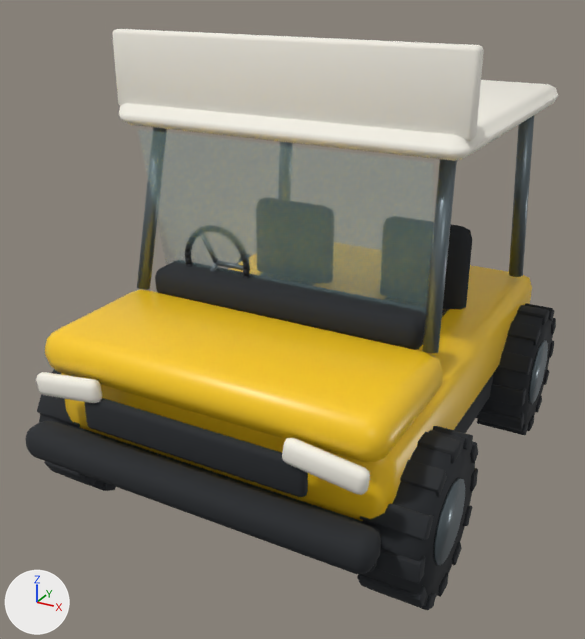
Renders of the Blender file art-source/ambulance.blend from each side of a commit.
Both versions are drawn from a camera (50 mm lens) standing at (2.83, -5.71, 4.04) and looking at (-0.13, -0.33, 1.35). Lighting does not change. The marker at lower left points along +X, +Y and +Z. The older version comes first.

Before the edit, the objects in view are built like this:
```python
mat_amarillo_ambulancia = principled_material('Amarillo ambulancia')
mat_amarillo_ambulancia.base_color = (1.0, 0.62, 0.015)  # yellow #ffce21
mat_amarillo_ambulancia.roughness = 0.36
mat_marfil = principled_material('Marfil')
mat_marfil.base_color = (0.93, 0.9, 0.81)  # white #f7f3e8
mat_marfil.roughness = 0.65
me_cube_004 = bpy.data.meshes.new('Cube.004')
me_cube_004.from_pydata(...)  # 448 vertices, 432 faces; spans x -1.4..1.4, y -2.18..1.92, z -0.14..1.41
me_cube_004.polygons.foreach_set('use_smooth', [True] * 432)
me_cube_004.materials.append(mat_goma)  # black #24282c
me_cube_005 = bpy.data.meshes.new('Cube.005')
me_cube_005.from_pydata(...)  # 112 vertices, 108 faces; spans x -1.36..1.36, y -1.95..1.81, z -0.31..0.58
me_cube_005.polygons.foreach_set('use_smooth', [True] * 108)
me_cube_005.materials.append(mat_amarillo_ambulancia)  # yellow #ffce21
me_cube_009 = bpy.data.meshes.new('Cube.009')
me_cube_009.from_pydata(...)  # 224 vertices, 216 faces; spans x -0.29..2.69, y -0.05..3.79, z -0.41..2.34
me_cube_009.polygons.foreach_set('use_smooth', [True] * 216)
me_cube_009.materials.append(mat_marfil)  # white #f7f3e8
ob_amarillo_ambulancia_mesh = bpy.data.objects.new('Amarillo ambulancia Mesh', me_cube_005)
ob_amarillo_ambulancia_mesh.parent = ob_ambulance
ob_amarillo_ambulancia_mesh.location = (0.0, 0.0, 1.03)
ob_goma_mesh = bpy.data.objects.new('Goma Mesh', me_cube_004)
ob_goma_mesh.parent = ob_ambulance
ob_goma_mesh.location = (0.0, 0.0, 0.64)
ob_marfil_mesh = bpy.data.objects.new('Marfil Mesh', me_cube_009)
ob_marfil_mesh.parent = ob_ambulance
ob_marfil_mesh.location = (-1.02, -2.01, 1.28)
ob_marfil_mesh.rotation_euler = (0.0, -0.13, 0.0)  # degrees (0, -7.4, 0)
# also in view: 'Parabrisas' at (0.0, -0.72, 2.25); 'Llanta.003' at (1.6, -1.26, 0.58); 'Metal Mesh' at (0.0, 0.32, 2.18); 'Goma Mesh.004' at (1.39, -1.26, 0.58); 'Goma Mesh.003' at (1.39, 1.25, 0.58)
```
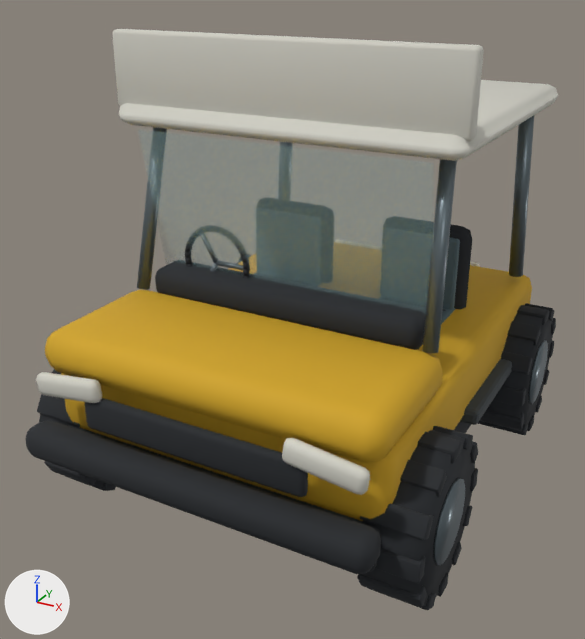
Diff of the bpy script that builds the scene:
```diff
--- a/art-source/ambulance.blend.py
+++ b/art-source/ambulance.blend.py
@@ mat_amarillo_ambulancia @@
 mat_amarillo_ambulancia = principled_material('Amarillo ambulancia')
-mat_amarillo_ambulancia.base_color = (1.0, 0.62, 0.015)  # yellow #ffce21
-mat_amarillo_ambulancia.roughness = 0.36
+mat_amarillo_ambulancia.base_color = (0.64, 0.38, 0.025)  # yellow #d1a62c
+mat_amarillo_ambulancia.roughness = 0.72
+mat_amarillo_ambulancia.specular_ior_level = 0.22
@@ mat_marfil @@
 mat_marfil = principled_material('Marfil')
-mat_marfil.base_color = (0.93, 0.9, 0.81)  # white #f7f3e8
+mat_marfil.base_color = (0.64, 0.63, 0.56)  # light grey #d1d0c5
 mat_marfil.roughness = 0.65
@@ mat_tropical_upholstery @@
+mat_tropical_upholstery = principled_material('Tropical upholstery')
+mat_tropical_upholstery.base_color = (0.09, 0.14, 0.16)  # greyish cyan #55696f
+mat_tropical_upholstery.roughness = 0.8
@@ mat_tropical_rear_rubber @@
+mat_tropical_rear_rubber = principled_material('Tropical rear rubber')
+mat_tropical_rear_rubber.base_color = (0.045, 0.055, 0.06)  # dark grey #3c4245
+mat_tropical_rear_rubber.roughness = 0.8
@@ me_cube_013 @@
+me_cube_013.from_pydata(...)  # 224 vertices, 216 faces; spans x -0.34..1.62, y -0.36..0.36, z -0.08..0.7
+me_cube_013.materials.append(mat_tropical_upholstery)  # greyish cyan #55696f
@@ me_cube_003 @@
+me_cube_003.from_pydata(...)  # 392 vertices, 378 faces; spans x -1.47..1.47, y -2.25..0.12, z -0.11..0.69
+me_cube_003.materials.append(mat_tropical_rear_rubber)  # dark grey #3c4245
@@ ob_tropical_upholstery @@
+ob_tropical_upholstery = bpy.data.objects.new('Tropical upholstery', me_cube_013)
+ob_tropical_upholstery.parent = ob_ambulance
+ob_tropical_upholstery.location = (-0.64, 0.25, 1.28)
@@ ob_tropical_rear_rubber @@
+ob_tropical_rear_rubber = bpy.data.objects.new('Tropical rear rubber', me_cube_003)
+ob_tropical_rear_rubber.parent = ob_ambulance
+ob_tropical_rear_rubber.location = (0.0, 1.97, 0.68)
```

Pixel boxes [x1, y1, x2, y2] of what changed, in the pictures (585 x 639 px):
'Amarillo ambulancia Mesh', recoloured, surface changed: [45, 265, 532, 520] in both
'Marfil Mesh', recoloured (white to light grey): [36, 29, 558, 495] in both
'Tropical rear rubber', added: after [442, 309, 512, 425]
'Tropical upholstery', added: after [441, 237, 460, 324]
